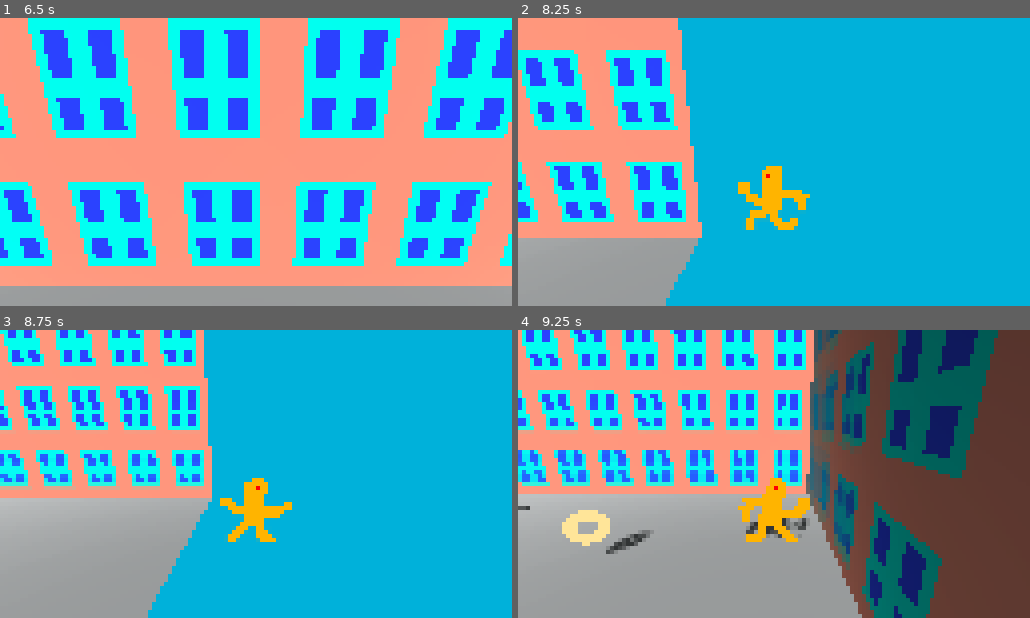
Above: before the commit, frames 1-4 (two rows, left to right).
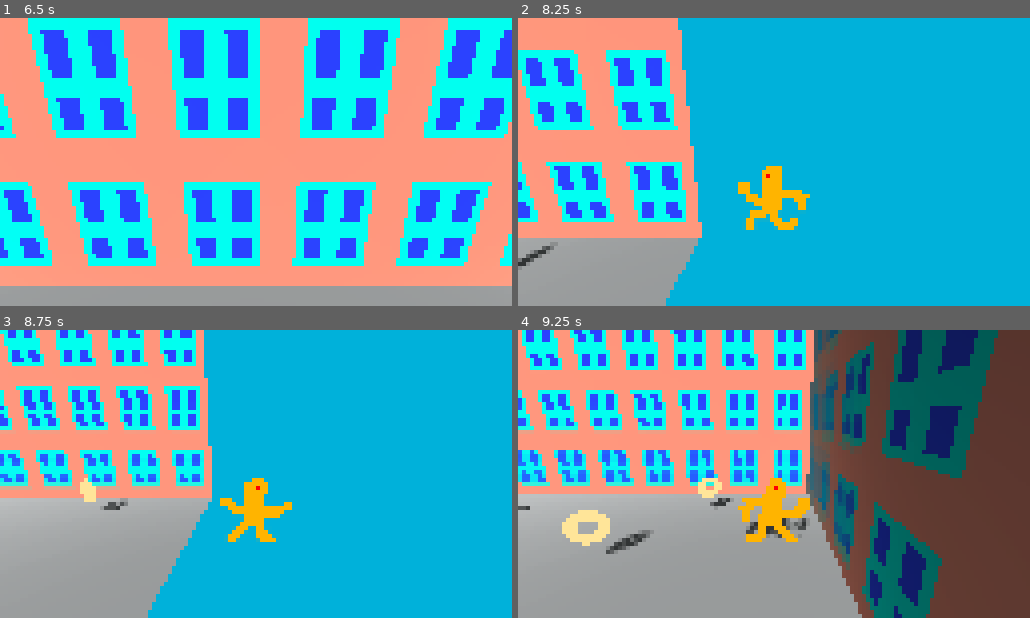
Above: after the commit, the same moments.

Repository: dedekm/loopy-loops
Game: Godot game, scene res://src/Level.tscn
Same seed, same stepped clock (60 frames per second), same inputs: the game is played once before the commit and once after it.
Inputs:
- Up to frame 1 (6.5 s): hold W (move_forward) 0.53-2.03 s; hold Left (strafe_left) 2.03-3.53 s; hold S (move_backward) 3.53-4.28 s; hold D (strafe_right) 4.28-5.03 s; hold W (move_forward) 5.03-5.78 s; hold D (strafe_right) from 5.78 s (still down)
- Up to frame 2 (8.25 s): tap Enter at 6.5 s; release D (strafe_right) at 8.03 s; hold S (move_backward) from 8.03 s (still down)
- Up to frame 3 (8.75 s): keep holding S (move_backward)
- Up to frame 4 (9.25 s): release S (move_backward) at 8.78 s; hold Left (strafe_left) from 8.78 s (still down)

Frame 1 is identical in both runs. In frame 2, 0.2% of the frame differs, in the area x 0-8%, y 79-87%; in frame 3, 0.3%, in the area x 15-25%, y 51-63%; in frame 4, 0.3%.

Commit message:
add loop generating

Diff:
--- a/src/Level.gd
+++ b/src/Level.gd
@@ -1,4 +1,26 @@
 extends Spatial
+
+var loop_timer: Timer
 
 func _init() -> void:
   randomize()
+
+func _ready() -> void:
+  loop_timer = Timer.new()
+  loop_timer.autostart = true
+  loop_timer.wait_time = 3
+  loop_timer.connect("timeout", self, "generate_loop")
+  add_child(loop_timer)
+
+func generate_loop() -> void:
+  var loop_scene = load("res://src/Loop.tscn")
+  var loop_instance = loop_scene.instance()
+  loop_instance.set_name("Loop" + str(randi()))
+
+  var rng = RandomNumberGenerator.new()
+  rng.randomize()
+  loop_instance.translation.y = 1
+  loop_instance.translation.x = rng.randi_range(-9, 9)
+  loop_instance.translation.z = rng.randi_range(-9, 9)
+
+  add_child(loop_instance)
